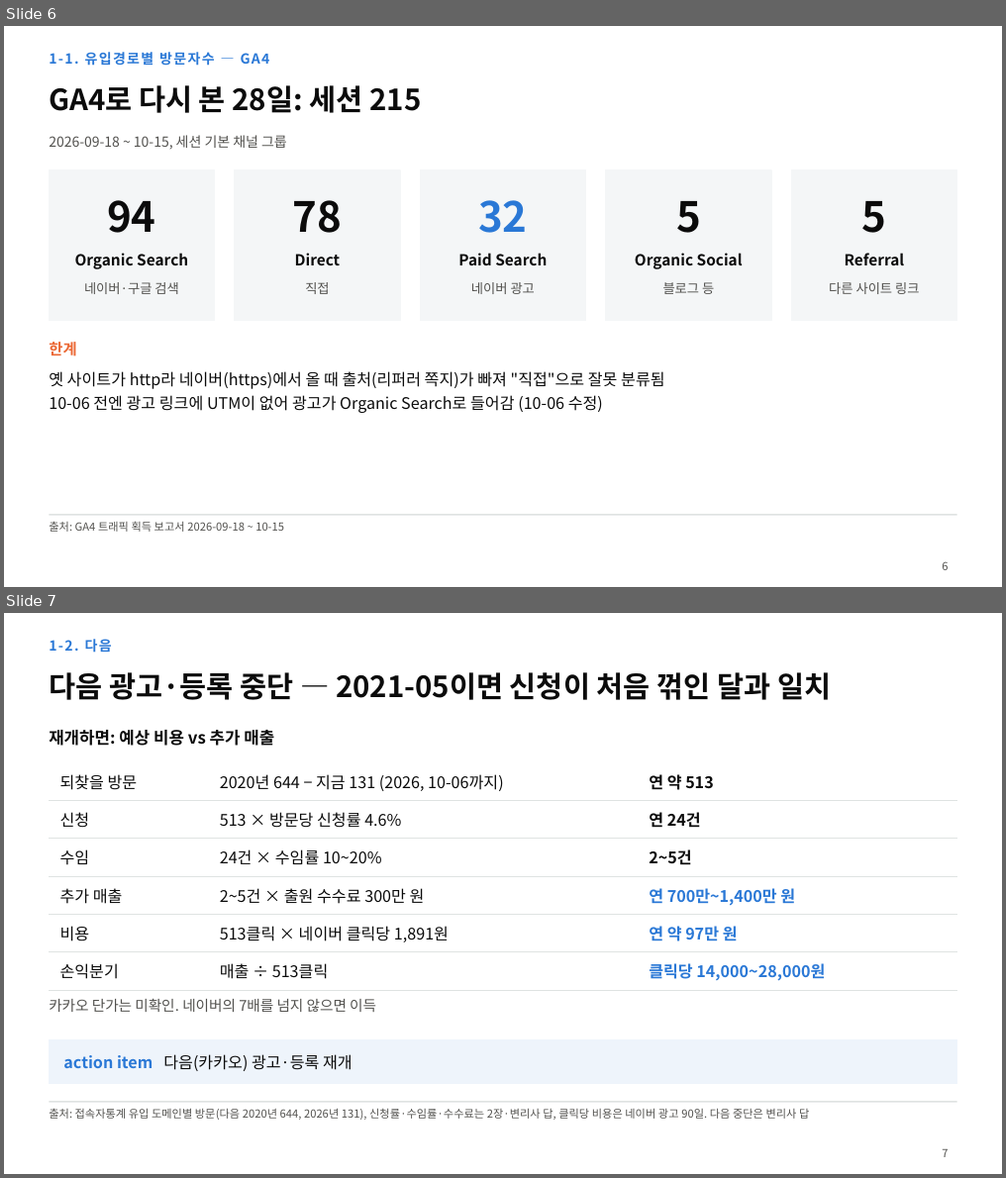
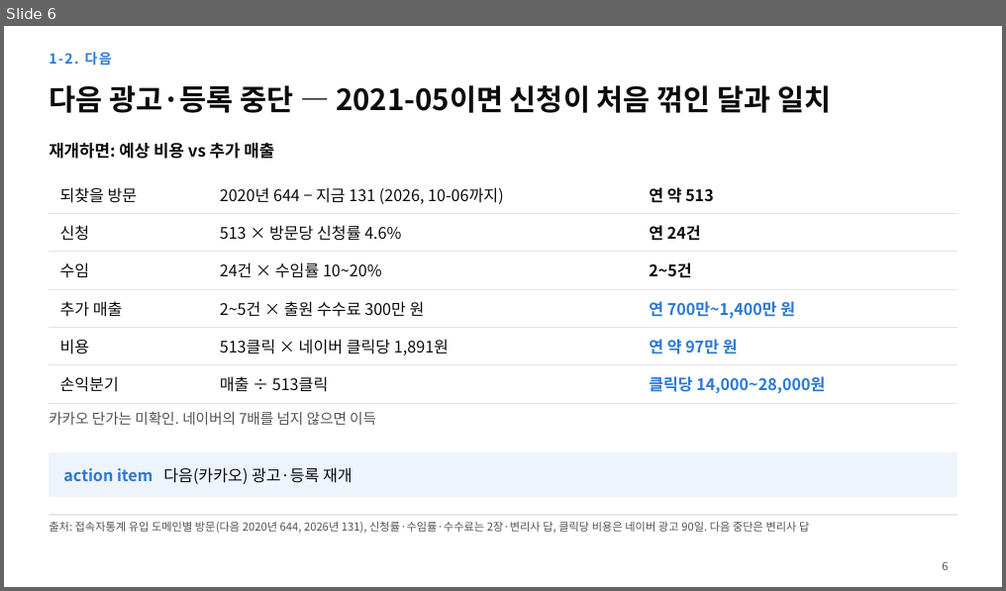
Before and after one commit to mindain/patent-landing-analysis, a slide deck: slides-v3.pptx. Shown one above the other, each under a label of ours: slides 6 and 7 before the commit, slide 6 after it. The pictures are 1006x1178 and 1006x591 pixels, drawn with LibreOffice and Linux fonts; fonts in the diff are those of the drawing. Boxes give left, top, right and bottom in pixels: in the first picture for what was removed or moved away, otherwise in the second. Text is boxed around its words. In the diff, an @@ line names an element or a change of style, - is before the commit and + after.

```diff
--- a/slides-v3.pptx
+++ b/slides-v3.pptx
@@ slide 6 removed at [4, 26, 1002, 587], background #FFFFFF @@
@@ text removed at [49, 52, 270, 66] @@
-1-1. 유입경로별 방문자수 — GA4
@@ text removed at [49, 85, 421, 113] @@
-GA4로 다시 본 28일: 세션 215
@@ text removed at [49, 135, 287, 149] @@
-2026-09-18 ~ 10-15, 세션 기본 채널 그룹
@@ rectangle removed at [49, 171, 215, 320] @@
@@ rectangle removed at [235, 171, 400, 320] @@
@@ rectangle removed at [420, 171, 586, 320] @@
@@ rectangle removed at [606, 171, 771, 320] @@
@@ rectangle removed at [791, 171, 957, 320] @@
@@ text removed at [107, 200, 156, 233] @@
-94
@@ text removed at [293, 200, 343, 233] @@
-78
@@ text removed at [478, 200, 528, 233] @@
-32
@@ text removed at [676, 201, 701, 233] @@
-5
@@ text removed at [862, 201, 887, 233] @@
-5
@@ text removed at [75, 253, 188, 270] @@
-Organic Search
@@ text removed at [295, 253, 341, 266] @@
-Direct
@@ text removed at [458, 253, 547, 266] @@
-Paid Search
@@ text removed at [635, 253, 743, 270] @@
-Organic Social
@@ text removed at [845, 253, 905, 266] @@
-Referral
@@ text removed at [84, 282, 178, 294] @@
-네이버·구글 검색
@@ text removed at [305, 282, 329, 294] @@
-직접
@@ text removed at [471, 282, 535, 294] @@
-네이버 광고
@@ text removed at [663, 282, 714, 294] @@
-블로그 등
@@ text removed at [829, 282, 919, 294] @@
-다른 사이트 링크
@@ text removed at [49, 342, 76, 357] @@
-한계
@@ text removed at [49, 372, 665, 413] @@
-옛 사이트가 http라 네이버(https)에서 올 때 출처(리퍼러 쪽지)가 빠져 "직접"으로 잘못 분류됨
-10-06 전엔 광고 링크에 UTM이 없어 광고가 Organic Search로 들어감 (10-06 수정)
@@ line removed from (49, 515) to (957, 515) @@
@@ text removed at [49, 521, 284, 532] @@
-출처: GA4 트래픽 획득 보고서 2026-09-18 ~ 10-15
@@ page number removed at [942, 562, 947, 570] @@
-6
@@ what was slide 7 is now slide 6 @@
@@ page number at [942, 562, 947, 570]: text changed @@
-7
+6
```
Also in this commit, not shown: 6 slides changed, 2 other files.
